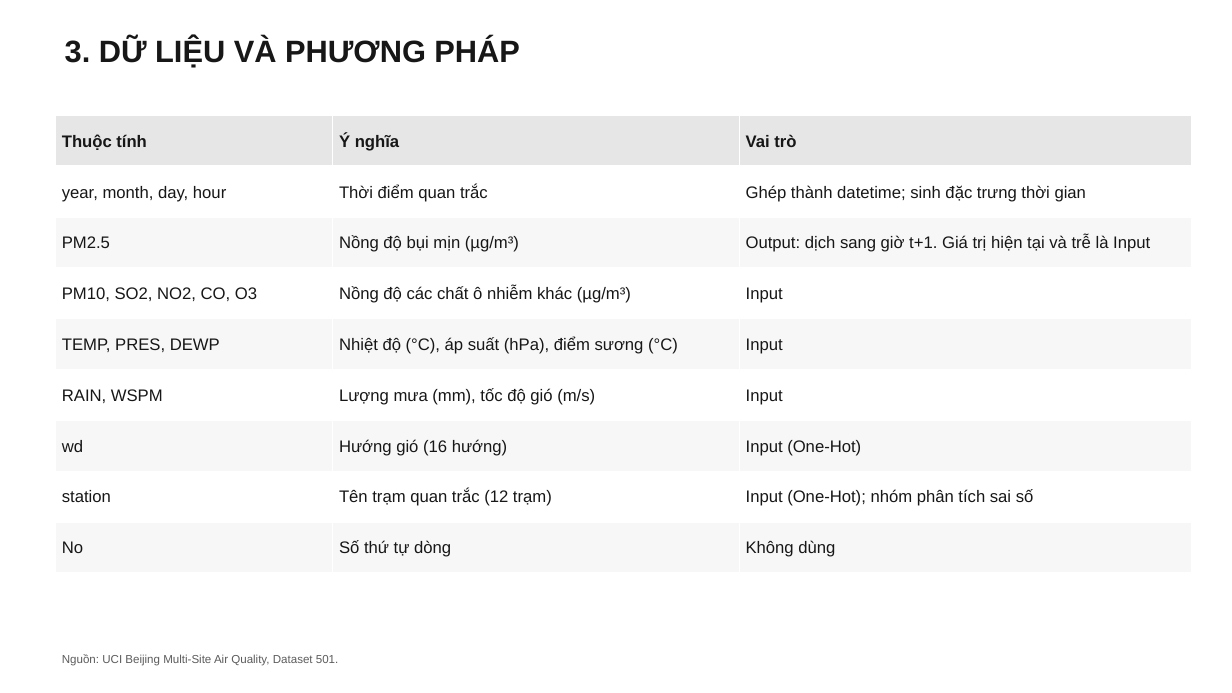
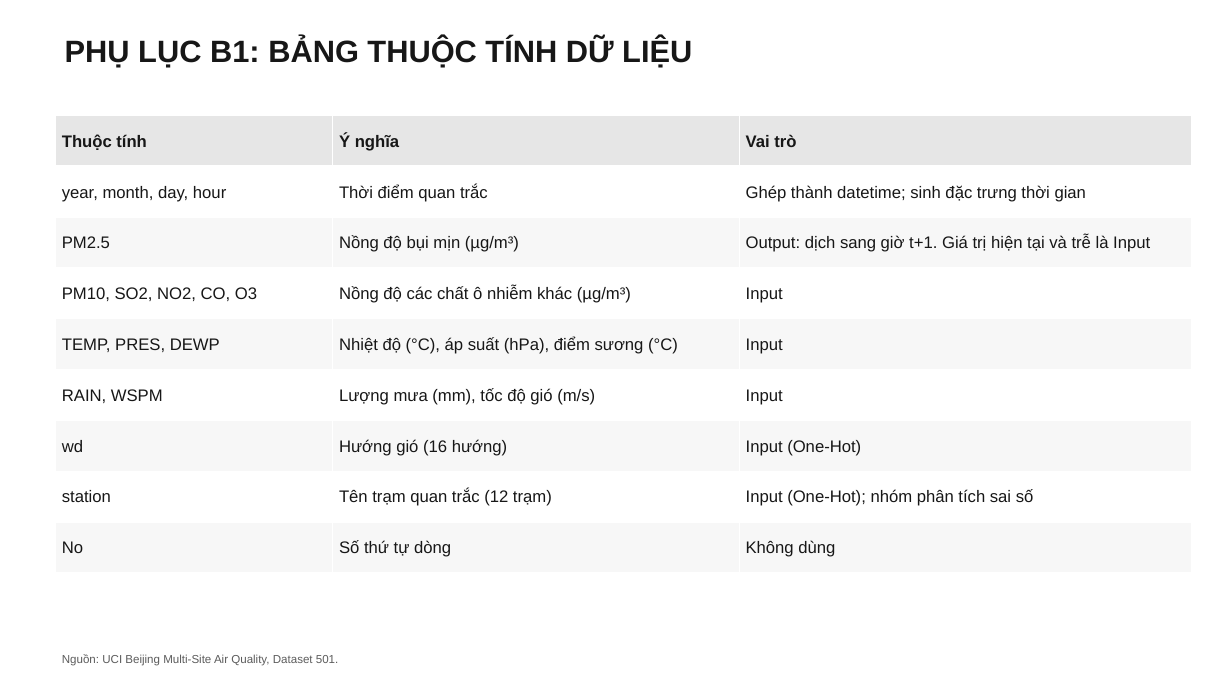
Before and after one commit to bjruly/sgu_finalproject_machinelearning_2026-2027, a slide deck: slide 24 of docs/Nhom10__Slide.pptx (slide 11 before the commit). Drawn at 1232x693 pixels with LibreOffice and Linux fonts; fonts in the diff are those of the drawing. Boxes give left, top, right and bottom in pixels: in the first picture for what was removed or moved away, otherwise in the second. Text is boxed around its words. In the diff, an @@ line names an element or a change of style, - is before the commit and + after.

```diff
--- a/docs/Nhom10__Slide.pptx
+++ b/docs/Nhom10__Slide.pptx
@@ title at [65,37,692,67]: text changed @@
-3. DỮ LIỆU VÀ PHƯƠNG PHÁP
+PHỤ LỤC B1: BẢNG THUỘC TÍNH DỮ LIỆU
```
Also in this commit, not shown: 10 other slides changed, 20 slides added, 15 slides removed.
